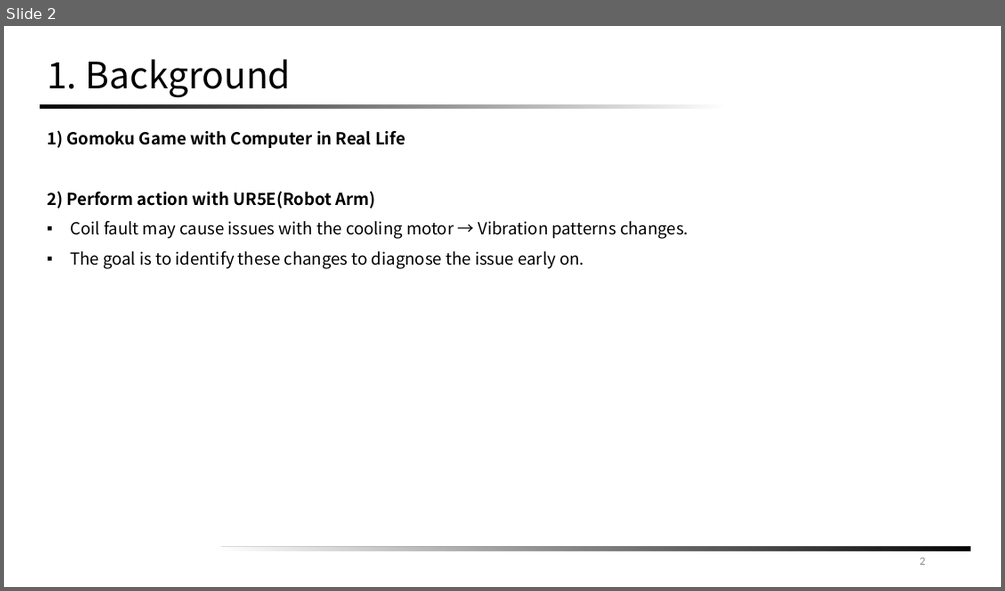
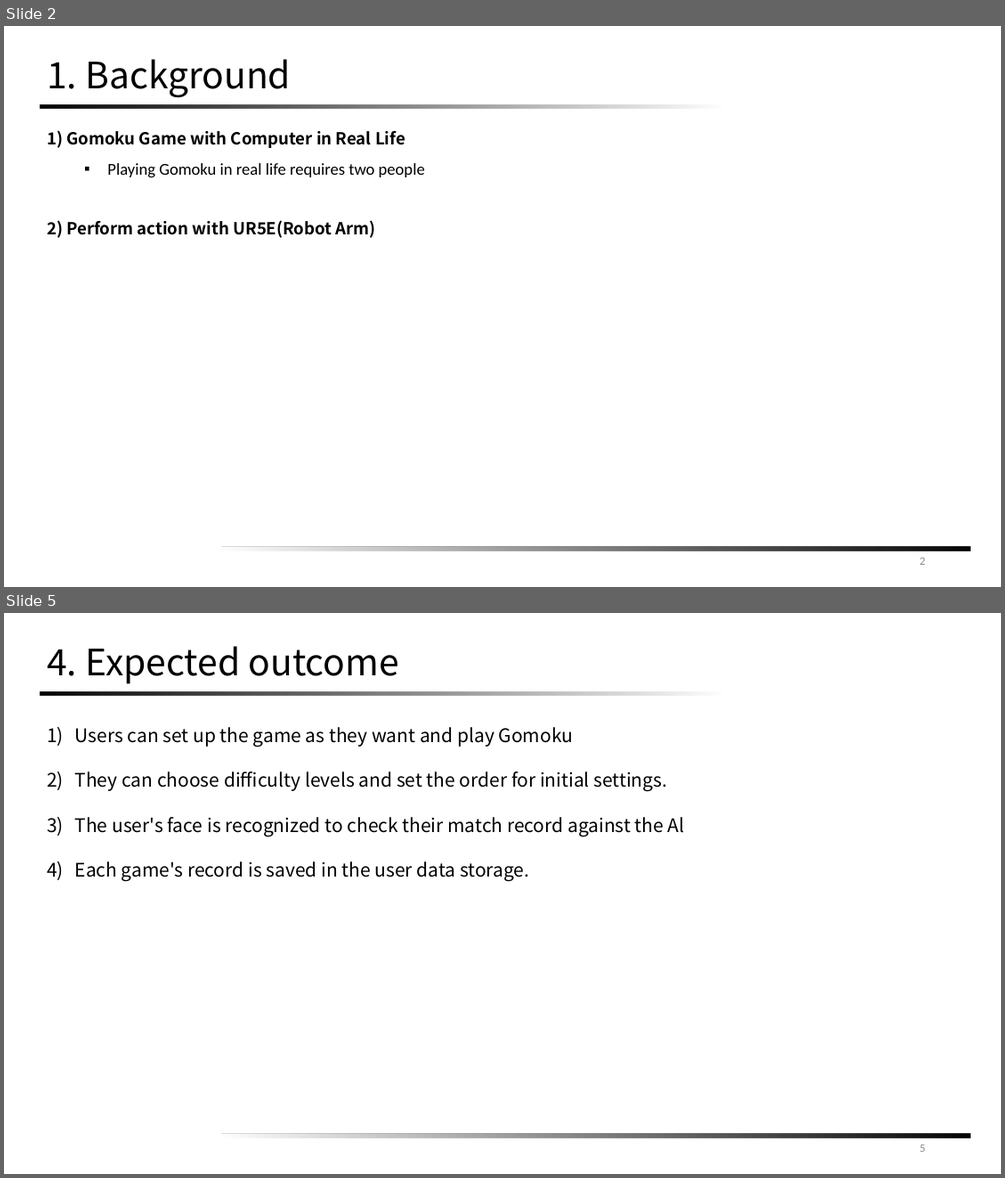
Before and after one commit to Kwak-Jin/IAIA, a slide deck: Project/Robot Automation/[IAIA]Collaborative Robot Project Proposal(241108).pptx. Shown one above the other, each under a label of ours: slide 2 before the commit, slides 2 and 5 after it; the slides between them are not shown. The pictures are 1005x591 and 1005x1178 pixels, drawn with LibreOffice and Linux fonts; fonts in the diff are those of the drawing. Boxes give left, top, right and bottom in pixels: in the first picture for what was removed or moved away, otherwise in the second. Text is boxed around its words. In the diff, an @@ line names an element or a change of style, - is before the commit and + after.

```diff
--- a/Project/Robot Automation/[IAIA]Collaborative Robot Project Proposal(241108).pptx
+++ b/Project/Robot Automation/[IAIA]Collaborative Robot Project Proposal(241108).pptx
@@ slide 5 added at (4, 613, 1001, 1174), background #FFFFFF; not listed: 2 template elements that a slide beside it also shows @@
@@ title added at (47, 646, 399, 684), 35 pt, text #000000 @@
+4. Expected outcome
@@ text added at (75, 727, 685, 881), 18 pt, text #000000 @@
+1) Users can set up the game as they want and play Gomoku
+2) They can choose difficulty levels and set the order for initial settings.
+3) The user's face is recognized to check their match record against the Al
+4) Each game's record is saved in the user data storage.
@@ page number added at (920, 1144, 925, 1151), 11 pt, text #8C8C8C @@
+5
@@ slide 2 changed as well @@
@@ text at (107, 163, 425, 178): paragraph added @@
+  ▪ Playing Gomoku in real life requires two people
@@ text at (70, 221, 688, 269): paragraphs removed @@
-▪ Coil fault may cause issues with the cooling motor → Vibration patterns changes.
-▪ The goal is to identify these changes to diagnose the issue early on.
```
Also in this commit, not shown: 2 other slides changed, 2 other slides added, 6 slides removed, 10 other files.
